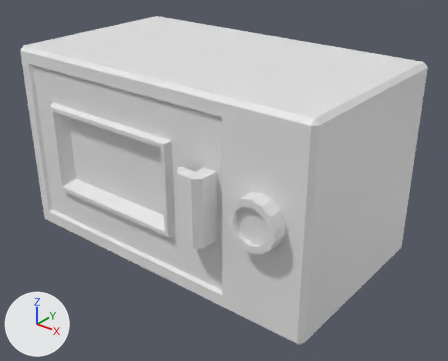
Before and after pictures for a commit that changed the FBX model Assets/Art/Fbx/MIKROFALA.fbx.
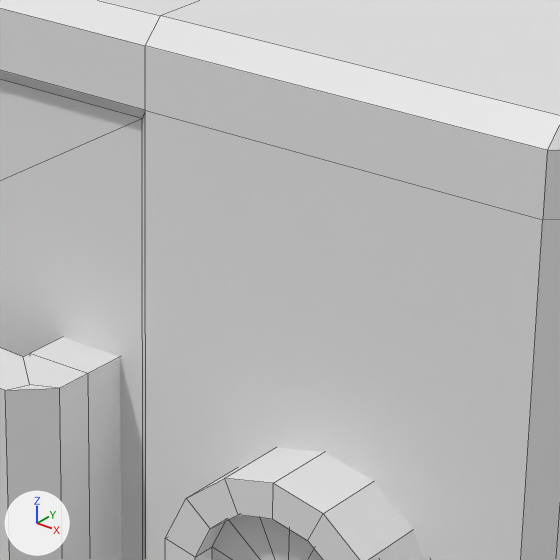
There are two pictures of each version: one whole from a camera (50 mm lens) standing at (0.904, -0.989, 0.598) and looking at (0.053, 0.074, -0.061), one close up on the part from 42% to 70% of the width and 26% to 60% of the height. Lighting does not change. The marker at lower left points along +X, +Y and +Z. The older version's two pictures come first. The close-ups show mesh edges as thin lines.

The first close-up shows 'kręcidlo', 'mikrofala'.
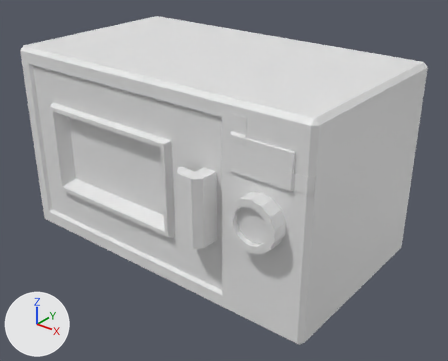
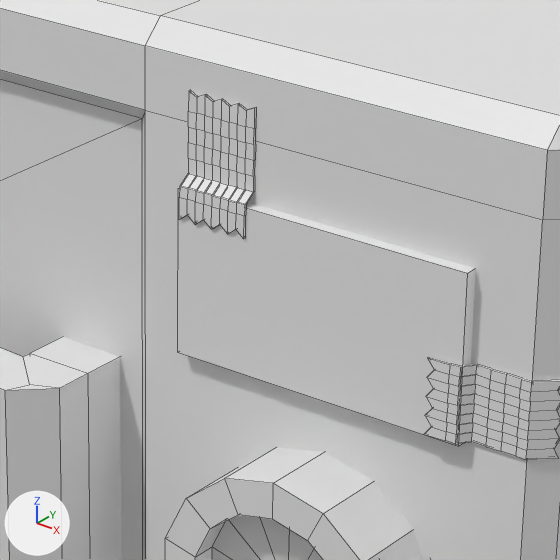
Pixel boxes [x1, y1, x2, y2] of what changed, in the close-ups (560 x 560 px):
part 1 of me_cube_002, added
    after: [178, 188, 476, 446]
part 2 of me_cube_002, added
    after: [179, 90, 256, 239]
part 3 of me_cube_002, added
    after: [424, 357, 560, 460]

The change in detail:
me_cube_002 is used by ob_mikrofala; location (-0.0771, 0.0979, -0.2421).
me_cube_002 had 106 vertices, 104 faces and spanned x -0.333..0.498, y -0.288..0.239, z 0.0..0.481.
me_cube_002 now has 440 vertices, 402 faces and spans x -0.333..0.498, y -0.288..0.239, z 0.0..0.481.
me_cube_002 part 1: a new loose piece, a box spanning x 0.319..0.46, y -0.244..-0.231, z 0.342..0.416, in mat_material_001 (its picture is missing).
me_cube_002 part 2: a new loose piece of 163 vertices spanning x 0.321..0.354, y -0.245..-0.238, z 0.403..0.457, in mat_material_001 (its picture is missing).
me_cube_002 part 3: a new loose piece of 163 vertices spanning x 0.445..0.497, y -0.246..-0.23, z 0.343..0.377, in mat_material_001 (its picture is missing).
